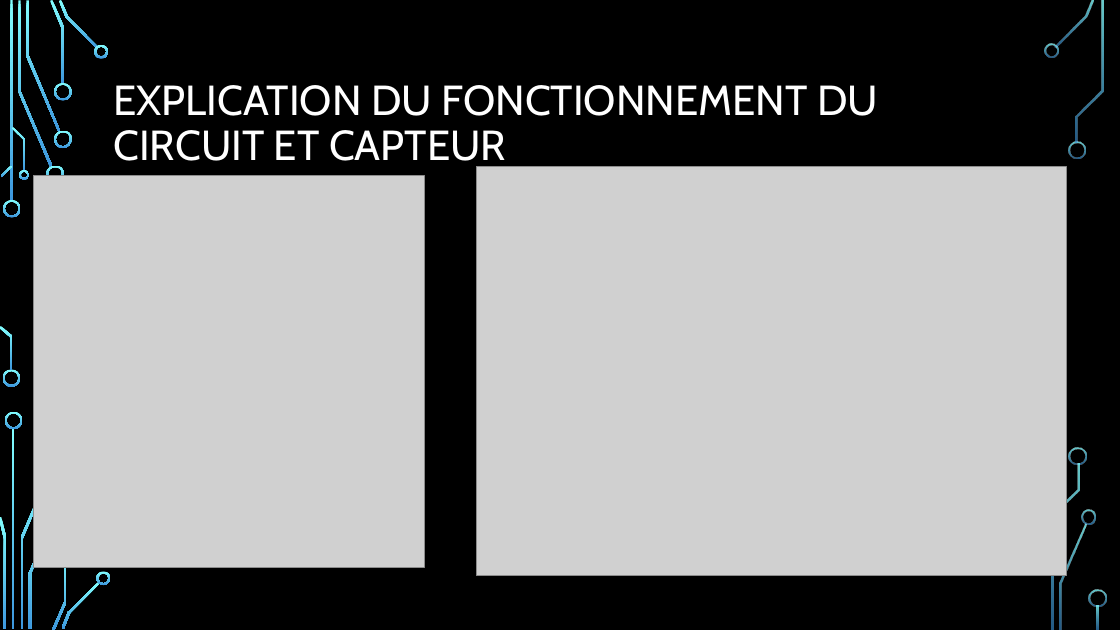
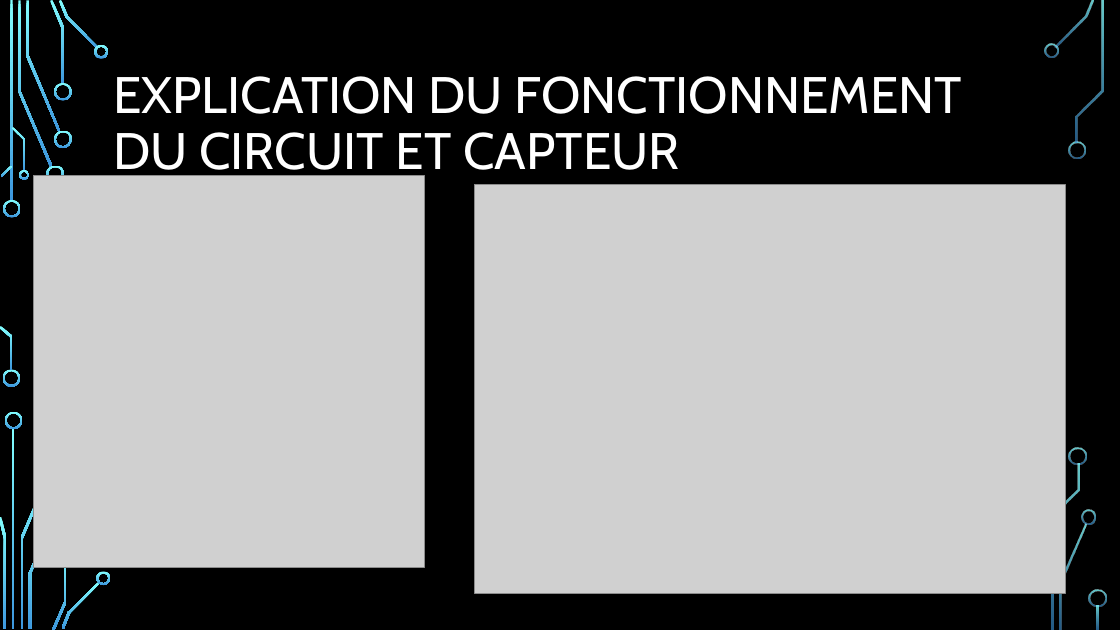
Before and after one commit to AE-L/Projet-SmartPatate, a slide deck: slide 4 of Projet smart-patate.pptx. Drawn at 1120x630 pixels with LibreOffice and Linux fonts; fonts in the diff are those of the drawing; grey boxes stand for pictures; background and template pictures are left out. Boxes give left, top, right and bottom in pixels: in the first picture for what was removed or moved away, otherwise in the second. Text is boxed around its words. In the diff, an @@ line names an element or a change of style, - is before the commit and + after.

```diff
--- a/Projet smart-patate.pptx
+++ b/Projet smart-patate.pptx
@@ title "EXPLICATION DU FONCTIONNEMENT DU CIRCUIT ..." at (113, 76, 963, 180): size 36 to 44 pt @@
@@ picture: place and size @@
-picture at (476, 167, 1067, 576)
+picture at (475, 185, 1065, 594)
```
Also in this commit, not shown: 4 other slides changed, 1 slide added, 1 other file.
